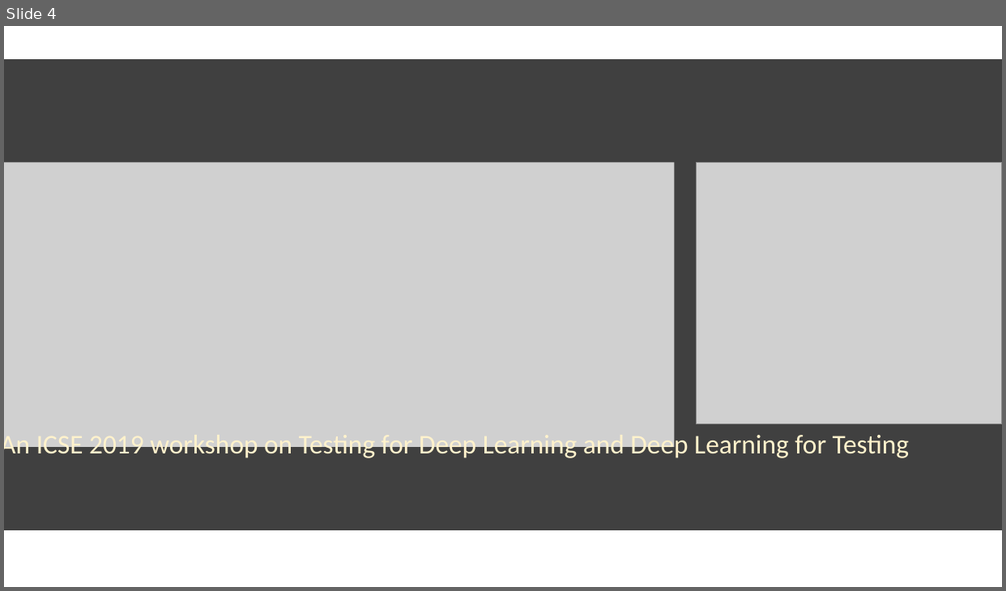
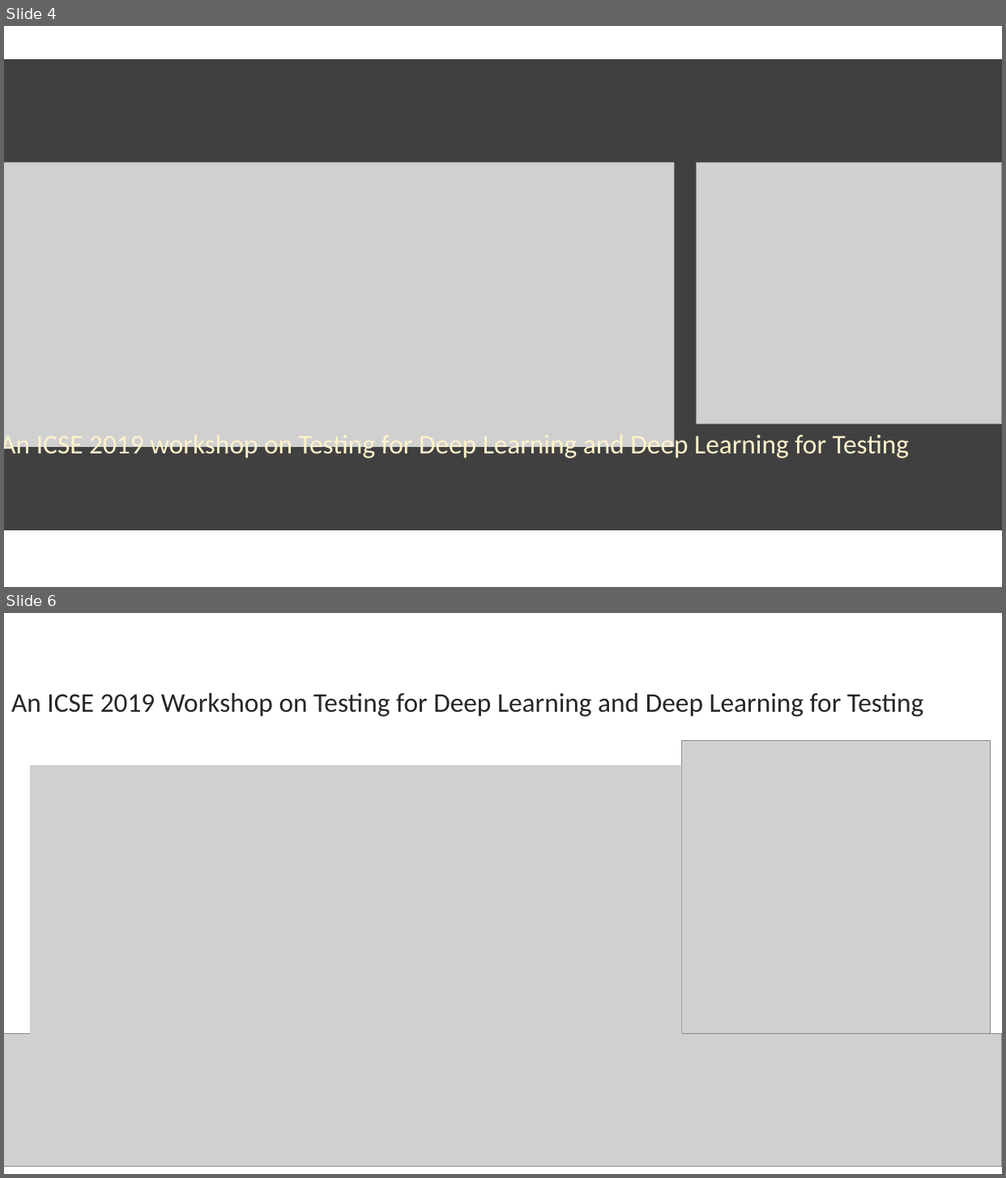
Before and after one commit to tsigalko18/deeptestconf.github.io-1, a slide deck: images/Presentation1.pptx. Shown one above the other, each under a label of ours: slide 4 before the commit, slides 4 and 6 after it; the slides between them are not shown. The pictures are 1006x591 and 1006x1178 pixels, drawn with LibreOffice and Linux fonts; fonts in the diff are those of the drawing; grey boxes stand for pictures. Boxes give left, top, right and bottom in pixels: in the first picture for what was removed or moved away, otherwise in the second. Text is boxed around its words. In the diff, an @@ line names an element or a change of style, - is before the commit and + after.

```diff
--- a/images/Presentation1.pptx
+++ b/images/Presentation1.pptx
@@ slide 6 added at (x1=4, y1=613, x2=1002, y2=1174), background #FFFFFF @@
@@ text added at (x1=11, y1=693, x2=923, y2=717), 26 pt, text #262626 @@
+An ICSE 2019 Workshop on Testing for Deep Learning and Deep Learning for Testing
@@ picture added at (x1=681, y1=740, x2=991, y2=1033) @@
@@ picture added at (x1=29, y1=766, x2=681, y2=1080) @@
@@ picture added at (x1=4, y1=1033, x2=1002, y2=1166) @@
```
Also in this commit, not shown: 1 slide changed, 7 other files.
